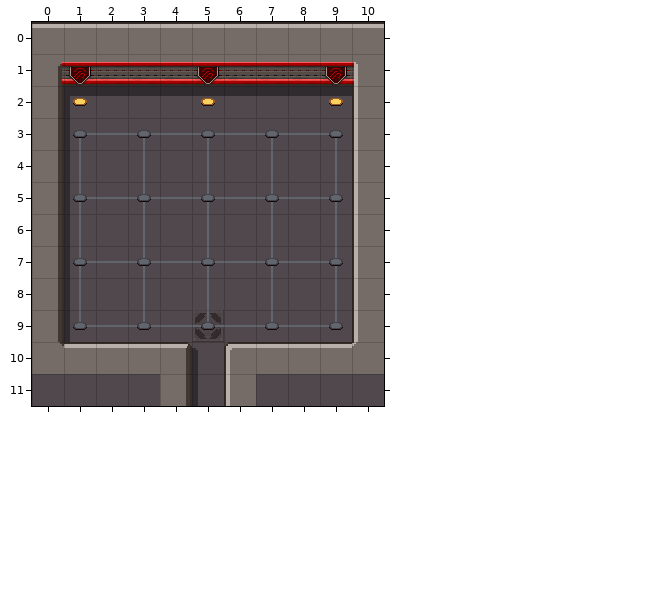
Two versions of a level (Tiled map, cocos/Code/assets/resources/map/map_3-2-E-1.tmx). This is how it looked before the edit.
Cells are 32x32 px. Shown: x 0..10, y 0..11.
The result:
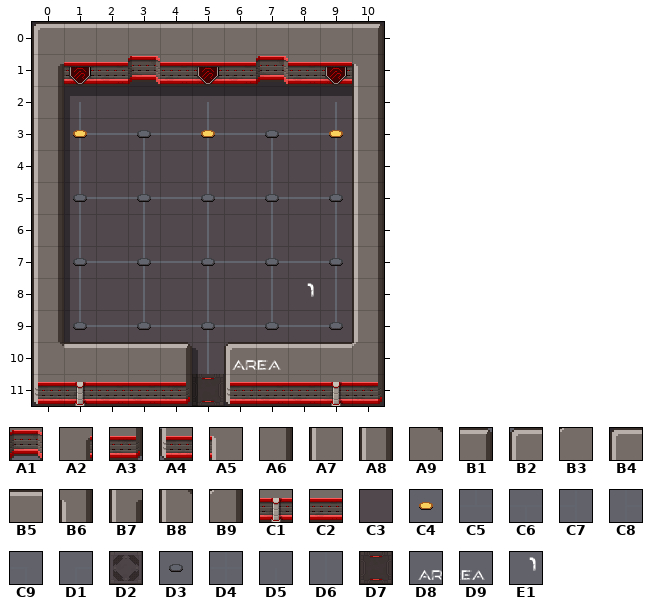
Key: from "alien_spaceship_tileset2": A1 2, A2 10, A3 11, A4 13, A5 14, A6 20, A7 24, A8 27, A9 30, B1 31, B2 33, B3 34, B4 35, B5 52, B6 61, B7 62, B8 71, B9 72, C1 104, C2 110, C3 150, C4 157, C5 158, C6 158 turned 180, C7 158 turned 270, C8 158 turned 90, C9 159 turned 180, D1 159 turned 90, D2 160, D3 167, D4 168, D5 169 turned 90, D6 178, D7 181; from "scifi_tileset_01": D8 150, D9 151, E1 153.
__ is an empty cell.
Tiles replaced or removed in this view: A2, A5, A6, A7, A9, B3, B5, C2, C3, C4, C5, C6, C9, D1, D2, D3.
Tiles of an added or newly shown layer are drawn over the layers below it.
See-through tiles are keyed as they look on the map.
Diff:
Changed rows in their new state; .. is an unchanged cell.
Layer "floor":
first column x 5:
 9 C3
11 D7
Layer "shadow":
first column x 0:
 0 B4 .. .. .. .. .. .. .. .. .. B4
 1 .. .. .. B4 .. .. .. B4 .. .. ..
first column x 0:
11 B4 .. .. .. B4 .. B4 .. .. .. B4
Layer "wall":
first column x 0:
 0 B2 .. .. .. .. .. .. .. .. .. B1
 1 B7 .. .. A1 .. .. .. A1 .. .. B6
 2 A8 .. .. .. .. .. .. .. .. .. A8
 3 A8 .. .. .. .. .. .. .. .. .. A8
 4 A8 .. .. .. .. .. .. .. .. .. A8
 5 A8 .. .. .. .. .. .. .. .. .. A8
 6 A8 .. .. .. .. .. .. .. .. .. A8
 7 A8 .. .. .. .. .. .. .. .. .. A8
 8 A8 .. .. .. .. .. .. .. .. .. A8
 9 A8 .. .. .. .. .. .. .. .. .. A8
10 B8 .. .. .. .. .. .. .. .. .. B9
11 A4 C1 C2 C2 A3 .. A4 C2 C2 C1 A3
Layer "p" (added):
first column x 6:
 8 .. .. E1
10 D8 D9 ..
Layer "line":
first column x 1:
 2 D5 .. .. .. D5 .. .. .. D5
 3 C8 .. .. .. D4 .. .. .. C7
first column x 5:
 9 D4
10 D6
Layer "point":
first column x 1:
 2 __ .. .. .. __ .. .. .. __
 3 C4 .. .. .. C4 .. .. .. C4
Where, in picture pixels (left, top, right, bottom), the same in both pictures:
changed: (32, 24, 384, 406)
